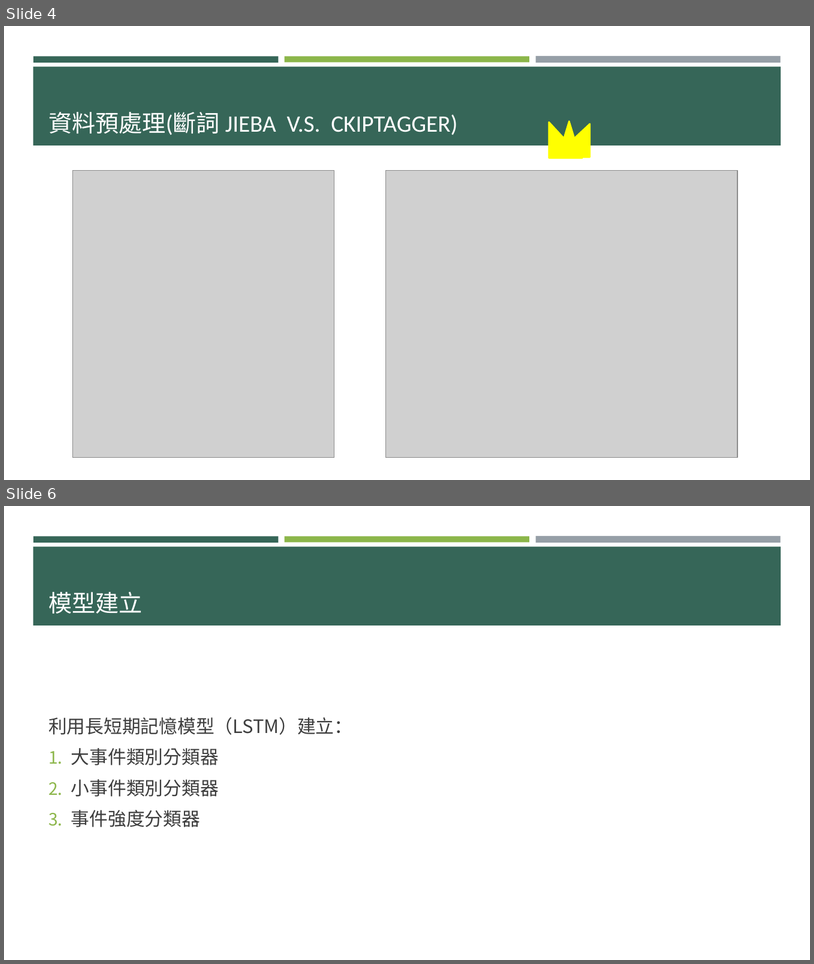
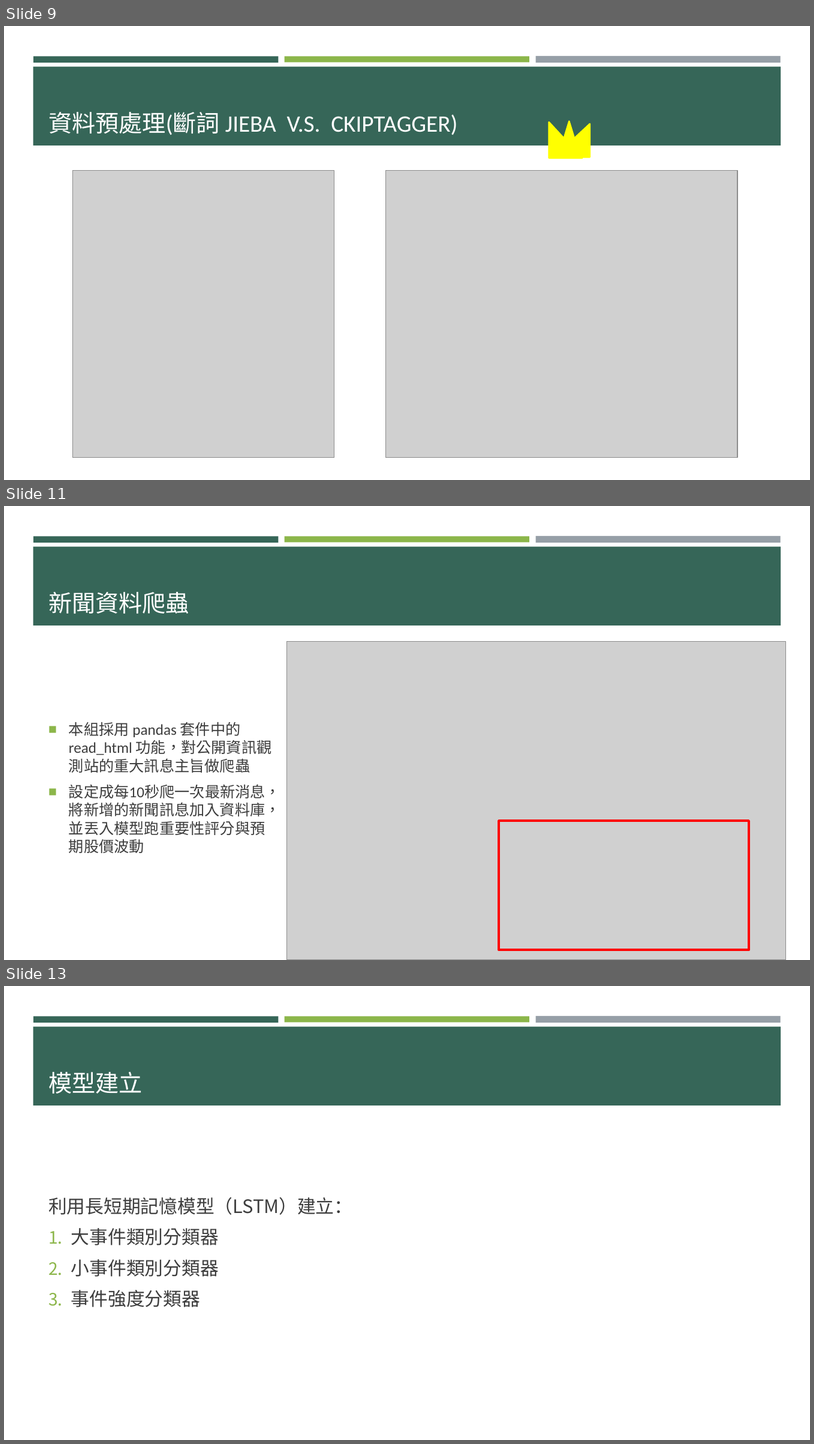
Before and after one commit to p314008dsa/Text-mining, a slide deck: 0610進度報告 .pptx. Shown one above the other, each under a label of ours: slides 4 and 6 before the commit, slides 9, 11 and 13 after it; the slides between them are not shown. The pictures are 814x964 and 814x1444 pixels, drawn with LibreOffice and Linux fonts; fonts in the diff are those of the drawing; grey boxes stand for pictures. Boxes give left, top, right and bottom in pixels: in the first picture for what was removed or moved away, otherwise in the second. Text is boxed around its words. In the diff, an @@ line names an element or a change of style, - is before the commit and + after.

```diff
--- a/0610進度報告 .pptx
+++ b/0610進度報告 .pptx
@@ slide 11 added at bbox=[4, 506, 810, 960], background #FFFFFF; not listed: 4 template elements that a slide beside it also shows @@
@@ title added at bbox=[48, 592, 189, 613], 28 pt, text #FFFFFF @@
+新聞資料爬蟲
@@ picture added at bbox=[287, 642, 786, 960] @@
@@ text added at bbox=[69, 722, 281, 853], 18 pt, text #3D3D3D @@
+■ 本組採用 pandas 套件中的read_html 功能，對公開資訊觀測站的重大訊息主旨做爬蟲
+■ 設定成每10秒爬一次最新消息，將新增的新聞訊息加入資料庫，並丟入模型跑重要性評分與預期股價波動
@@ rectangle added at bbox=[500, 820, 749, 949], outline #FF0000 3 pt @@
@@ what was slide 4 is now slide 9 @@
@@ what was slide 6 is now slide 13 @@
```
Also in this commit, not shown: 4 slides changed, 9 other slides added, 1 slide removed, 1 other file.
